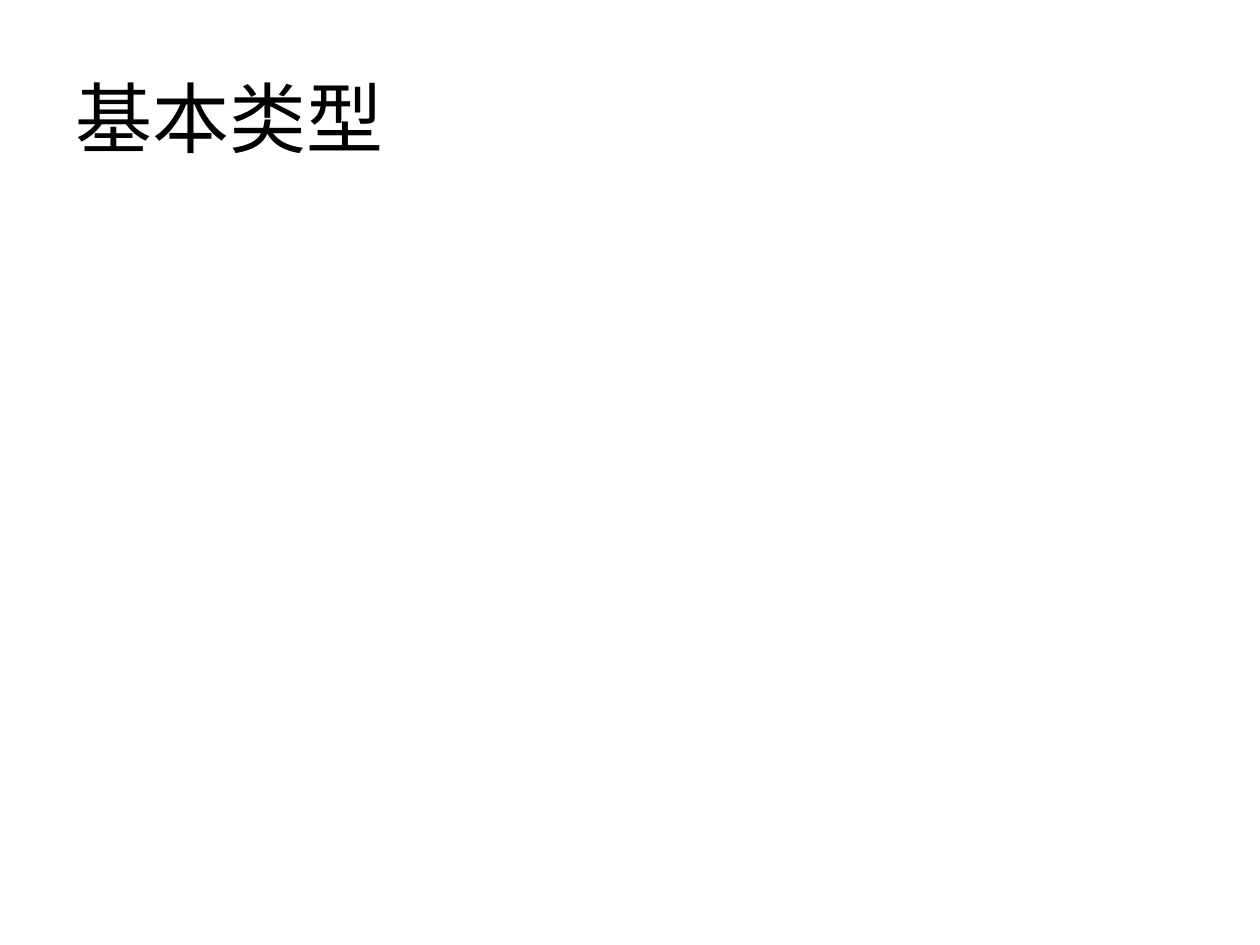
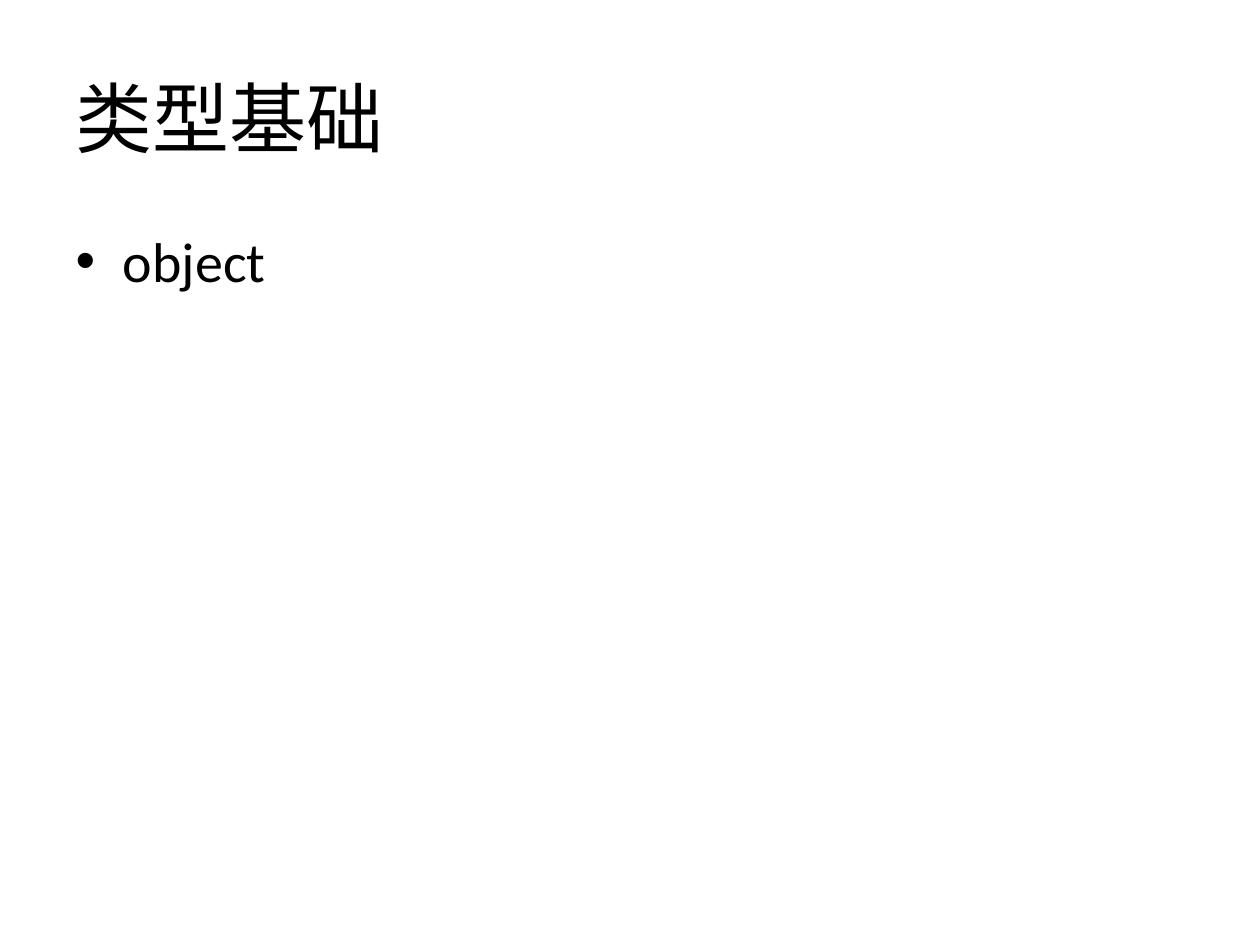
Before and after one commit to hmlb81/Training, a slide deck: slide 5 of C#Basic/C#编程基础.pptx. Drawn at 1260x945 pixels with LibreOffice and Linux fonts; fonts in the diff are those of the drawing. Boxes give left, top, right and bottom in pixels: in the first picture for what was removed or moved away, otherwise in the second. Text is boxed around its words. In the diff, an @@ line names an element or a change of style, - is before the commit and + after.

```diff
--- a/C#Basic/C#编程基础.pptx
+++ b/C#Basic/C#编程基础.pptx
@@ title at box(76, 82, 384, 153): text changed @@
-基本类型
+类型基础
@@ text added at box(123, 243, 265, 292), 32 pt, text #000000 @@
+• object
```
Also in this commit, not shown: 3 slides added, 10 other files.
